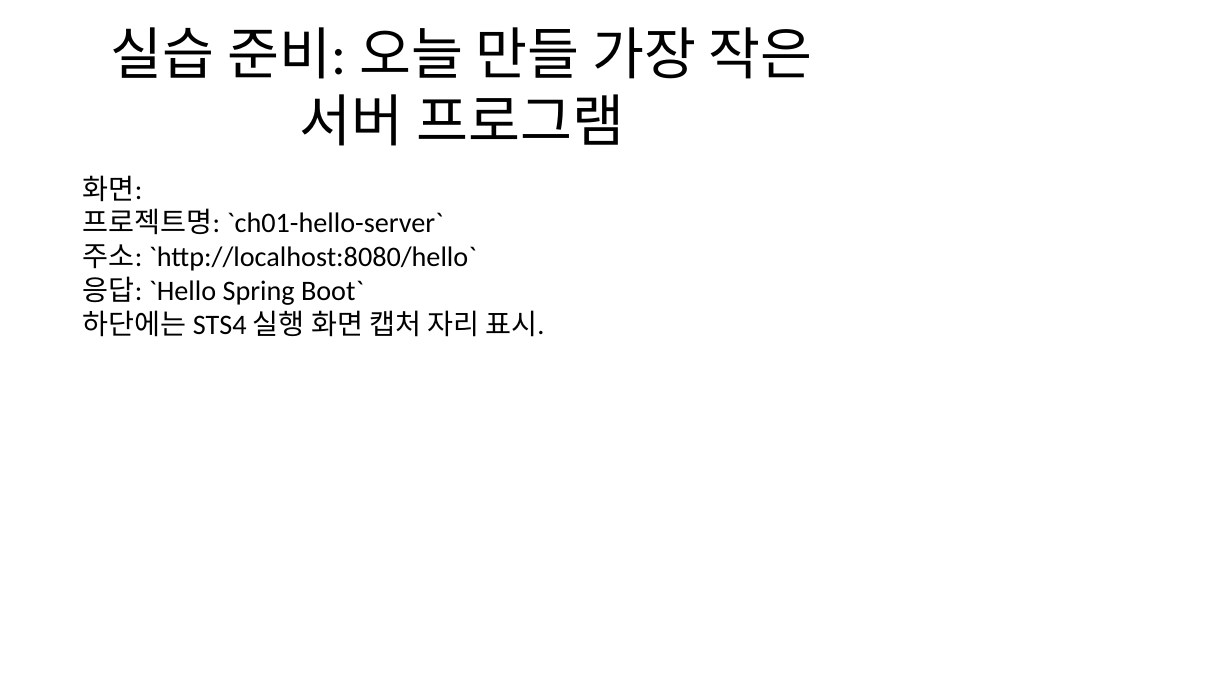
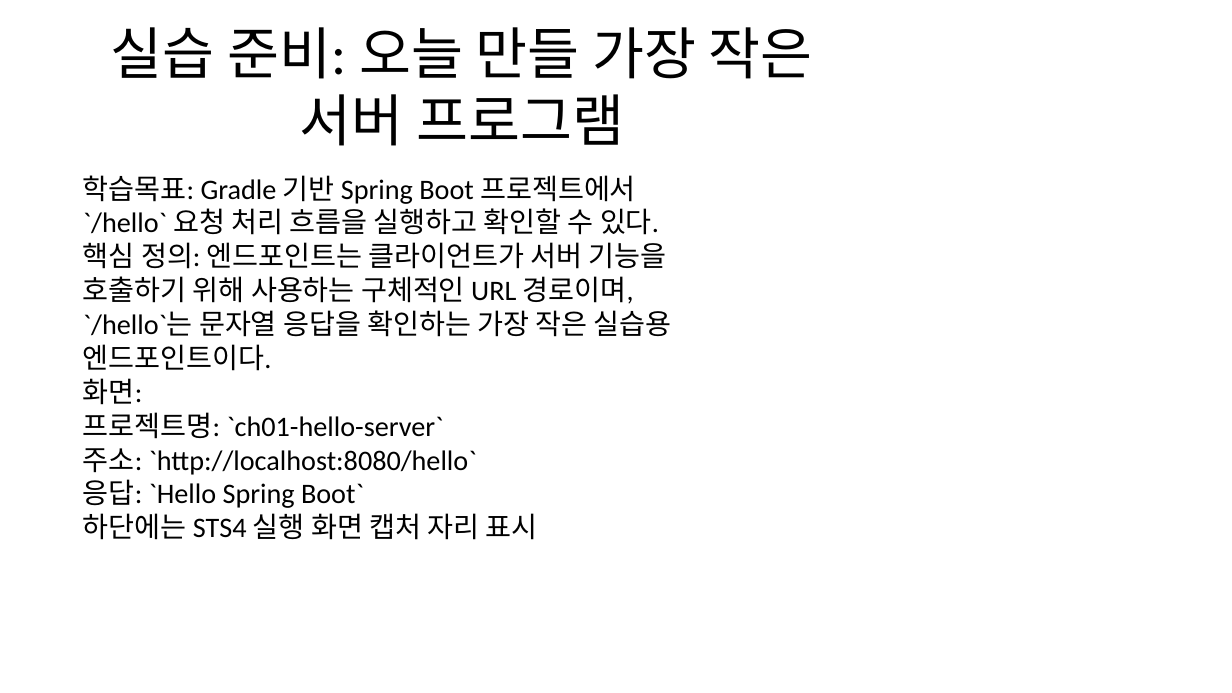
Before and after one commit to openskill-harness/lecture-workflow, a slide deck: slide 13 of courses/spring-boot-basic/pptx/ch01.pptx. Drawn at 1232x693 pixels with LibreOffice and Linux fonts; fonts in the diff are those of the drawing. Boxes give left, top, right and bottom in pixels: in the first picture for what was removed or moved away, otherwise in the second. Text is boxed around its words. In the diff, an @@ line names an element or a change of style, - is before the commit and + after.

```diff
--- a/courses/spring-boot-basic/pptx/ch01.pptx
+++ b/courses/spring-boot-basic/pptx/ch01.pptx
@@ text at [83,175,672,371]: paragraphs added @@
+학습목표: Gradle 기반 Spring Boot 프로젝트에서 `/hello` 요청 처리 흐름을 실행하고 확인할 수 있다.
+핵심 정의: 엔드포인트는 클라이언트가 서버 기능을 호출하기 위해 사용하는 구체적인 URL 경로이며, `/hello`는 문자열 응답을 확인하는 가장 작은 실습용 엔드포인트이다.
@@ text at [83,513,538,540]: text changed @@
-하단에는 STS4 실행 화면 캡처 자리 표시.
+하단에는 STS4 실행 화면 캡처 자리 표시
```
Also in this commit, not shown: 25 other slides changed, 24 other files.
